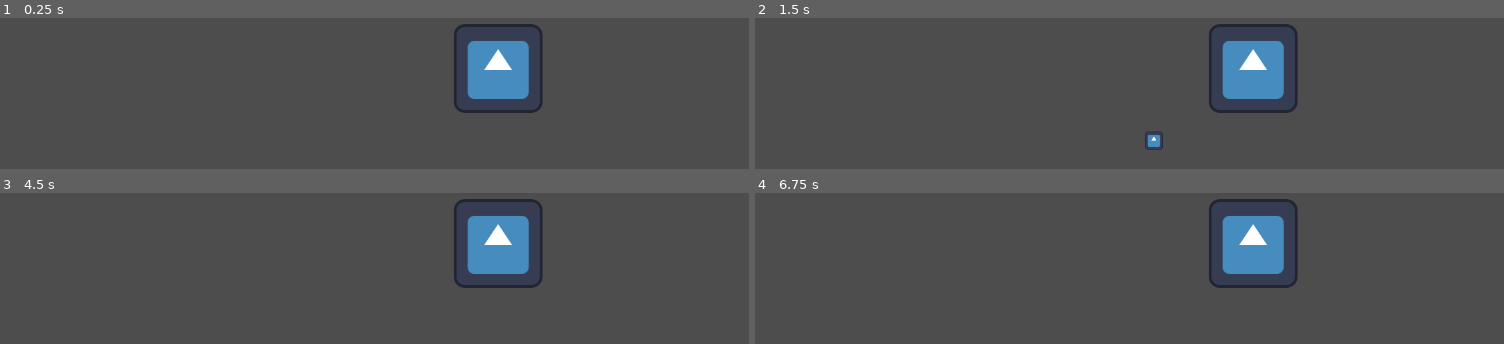
Above: before the commit, frames 1-4 (two rows, left to right).
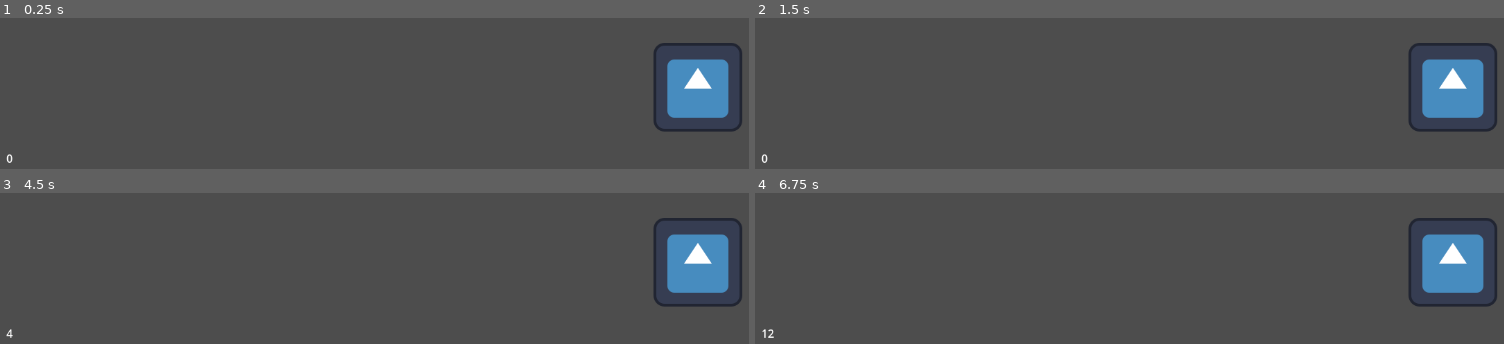
Above: after the commit, the same moments.

Repository: DannyIsYog/incremental-jam-24
Game: Godot game, scene res://Game/Scenes/MainScene.tscn
Same seed, same stepped clock (60 frames per second), same inputs: the game is played once before the commit and once after it. The engine's default icon, where the game draws it, is replaced by a stand-in: a white triangle on a blue panel in a dark square.
Inputs (mouse positions are in pixels of both pictures, inside the frame that each line leads up to):
- Up to frame 1 (0.25 s): no input
- Up to frame 2 (1.5 s): tap Enter at 0.5 s; move the mouse to (1256, 67) at 0.52 s; tap L (lightning) at 0.6, 1.35 s; click (1256, 67) at 0.67 s; move the mouse to (outside the picture) at 1.27 s; click (outside the picture) at 1.42 s
- Up to frame 3 (4.5 s): tap Space (mine) at 2, 3.5, 4.35 s; move the mouse to (outside the picture) at 2.02 s; hold Space (mine) 2.03-2.78 s; click (outside the picture) at 2.17 s; tap L (lightning) at 2.3, 2.85, 3.6 s; tap Enter at 2.75, 4.25 s; move the mouse to (352, 218) at 2.77 s; click (352, 218) at 2.92 s; move the mouse to (636, 196) at 3.52 s; click (636, 196) at 3.67 s; move the mouse to (outside the picture) at 4.27 s; click (outside the picture) at 4.42 s
- Up to frame 4 (6.75 s): tap L (lightning) at 4.55, 5.1, 5.85 s; tap Space (mine) at 5 s; move the mouse to (outside the picture) at 5.02 s; click (outside the picture) at 5.17 s; move the mouse to (outside the picture) at 5.77 s; click (outside the picture) at 5.92 s; move the mouse to (outside the picture) at 6.52 s; hold Space (mine) from 6.53 s (still down); click (outside the picture) at 6.67 s

The runs differ from the first frame. In frame 1, 8.2% of the frame differs, in the area x 0-100%, y 3-97%; in frame 2, 8.4%; in frame 3, 8.2%; in frame 4, 8.3%.

Commit message:
Added lightning manager

Diff:
--- /dev/null
+++ b/Game/Scenes/LightningManager.tscn
@@ -0,0 +1,6 @@
+[gd_scene load_steps=2 format=3 uid="uid://ciutgyxd7mf0m"]
+
+[ext_resource type="Script" path="res://Game/Scripts/lightning_manager.gd" id="1_48lbs"]
+
+[node name="LightningManager" type="Node2D"]
+script = ExtResource("1_48lbs")
--- a/Game/Scenes/MainScene.tscn
+++ b/Game/Scenes/MainScene.tscn
@@ -1,8 +1,16 @@
-[gd_scene load_steps=2 format=3 uid="uid://isxf8l7s834a"]
+[gd_scene load_steps=4 format=3 uid="uid://isxf8l7s834a"]
 
 [ext_resource type="PackedScene" uid="uid://c2juilqsgan7t" path="res://Game/Scenes/Quarry/quarry.tscn" id="1_1etx6"]
+[ext_resource type="PackedScene" uid="uid://ciutgyxd7mf0m" path="res://Game/Scenes/LightningManager.tscn" id="2_j3ykr"]
+[ext_resource type="PackedScene" uid="uid://dw8dmn7yw0cgi" path="res://Objects/Scenes/Tower.tscn" id="3_7plts"]
 
 [node name="MainScene" type="Node2D"]
 
 [node name="Quarry" parent="." instance=ExtResource("1_1etx6")]
-position = Vector2(724, 490)
+position = Vector2(1012, 517)
+
+[node name="LightningManager" parent="." node_paths=PackedStringArray("tower") instance=ExtResource("2_j3ykr")]
+tower = NodePath("../Tower")
+
+[node name="Tower" parent="." instance=ExtResource("3_7plts")]
+position = Vector2(98, 608)
--- a/Game/Scenes/Values/values.tscn
+++ b/Game/Scenes/Values/values.tscn
@@ -21,3 +21,5 @@
 [node name="StoneSellValue" parent="." instance=ExtResource("1_r6ueo")]
 
 [node name="Protection" parent="." instance=ExtResource("1_r6ueo")]
+base_value = 0.0
+multiplier_value = 0.0
--- a/Game/Scripts/game_manager.gd
+++ b/Game/Scripts/game_manager.gd
@@ -1,5 +1,6 @@
 extends Node
 
+class_name GameManager
 
 # Called when the node enters the scene tree for the first time.
 func _ready():
--- /dev/null
+++ b/Game/Scripts/lightning_manager.gd
@@ -0,0 +1,34 @@
+extends Node
+
+class_name LightningManager
+
+const MATH_CONSTANT_E = 2.718282
+const CHECK_LIGHTNING_TIME = 1.0 #1 second
+
+@export var tower : Tower
+
+var time = 0
+
+func _process(delta):
+	time += delta
+	if time > CHECK_LIGHTNING_TIME:
+		check_lightning()
+		time = 0
+
+func check_lightning():
+	print("Checking Lightning")
+	var probability = get_lightning_probability()
+	var dice = RandomNumberGenerator.new().randf_range(0.0, 1.0)
+
+	print("Probability: " + str(probability))
+	print("Dice: " + str(dice))
+
+	if dice < probability:
+		print("Removing Floor")
+		tower.remove_floor()
+
+func get_lightning_base_probability():
+	return (pow(MATH_CONSTANT_E, tower.get_height()/10)/15)-(1/15)
+
+func get_lightning_probability():
+	return get_lightning_base_probability() - Values.protection.total_value
--- a/Objects/Scenes/Tower.tscn
+++ b/Objects/Scenes/Tower.tscn
@@ -10,6 +10,8 @@
 [node name="floors" type="Node2D" parent="."]
 
 [node name="towerText" type="RichTextLabel" parent="."]
-offset_right = 40.0
+offset_left = -83.0
+offset_right = -43.0
 offset_bottom = 40.0
-text = "100"
+bbcode_enabled = true
+text = "0"
--- a/Objects/Scripts/tower.gd
+++ b/Objects/Scripts/tower.gd
@@ -1,4 +1,6 @@
 extends Node2D
+
+class_name Tower
 
 @onready var current_floor_completion : float = 0.0
 @onready var floors = $floors
@@ -8,9 +10,6 @@
 
 var stone_needed_per_floor : float = 100.0
 var floors_instances = []
-
-func _ready():
-	update_text()
 
 # Called every frame. 'delta' is the elapsed time since the previous frame.
 func _process(delta):
@@ -40,7 +39,11 @@
 	current_floor_completion = 0
 	update_text()
 
-	floors_instances.pop_back().queue_free()
+	if floors_instances.size() > 0:
+		floors_instances.pop_back().queue_free()
 
 func update_text() -> void:
 	text.text = str(current_floor_completion)
+
+func get_height() -> int:
+	return floors_instances.size()
